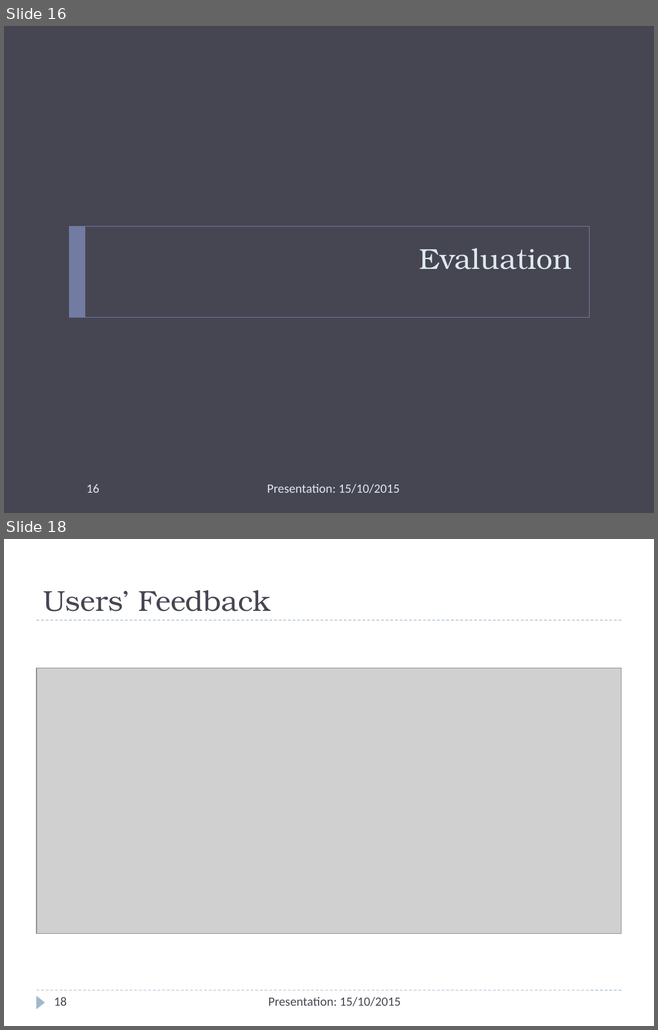
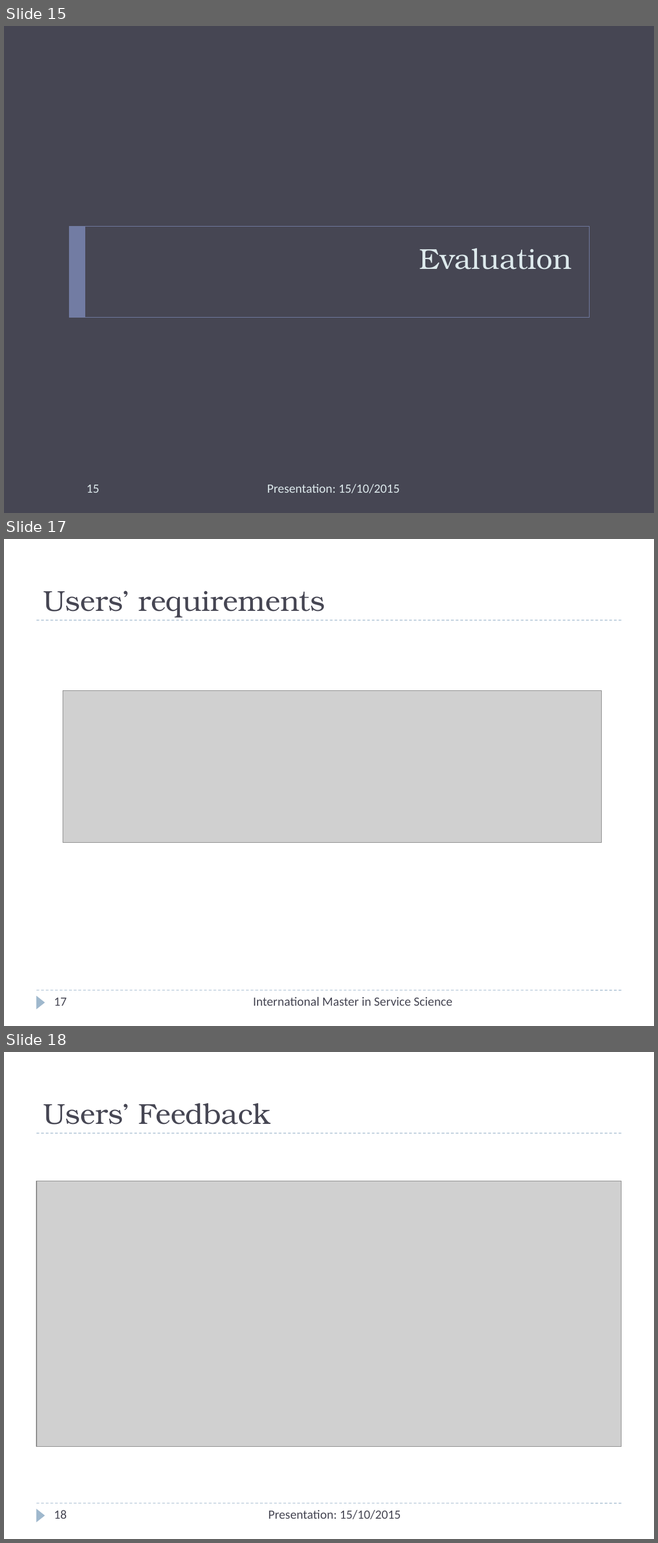
Before and after one commit to Christos-Papoulas/master_thesis, a slide deck: presentation/presentation.pptx. Shown one above the other, each under a label of ours: slides 16 and 18 before the commit, slides 15, 17 and 18 after it; the slides between them are not shown. The pictures are 658x1030 and 658x1543 pixels, drawn with LibreOffice and Linux fonts; fonts in the diff are those of the drawing; grey boxes stand for pictures. Boxes give left, top, right and bottom in pixels: in the first picture for what was removed or moved away, otherwise in the second. Text is boxed around its words. In the diff, an @@ line names an element or a change of style, - is before the commit and + after.

```diff
--- a/presentation/presentation.pptx
+++ b/presentation/presentation.pptx
@@ slide 17 added at (x1=4, y1=539, x2=654, y2=1026), background #FFFFFF; not listed: 3 template elements that a slide beside it also shows @@
@@ title added at (x1=43, y1=591, x2=325, y2=618), 32 pt, text #464653 @@
+Users’ requirements
@@ picture added at (x1=63, y1=690, x2=601, y2=842) @@
@@ page number added at (x1=54, y1=998, x2=67, y2=1006), 14 pt, text #464653 @@
+17
@@ text added at (x1=253, y1=997, x2=452, y2=1006), 14 pt, text #464653 @@
+International Master in Service Science
@@ what was slide 16 is now slide 15 @@
@@ page number at (x1=86, y1=485, x2=99, y2=493): text changed @@
-16
+15
```
Also in this commit, not shown: 9 slides changed, 1 other slide added, 2 other files.
